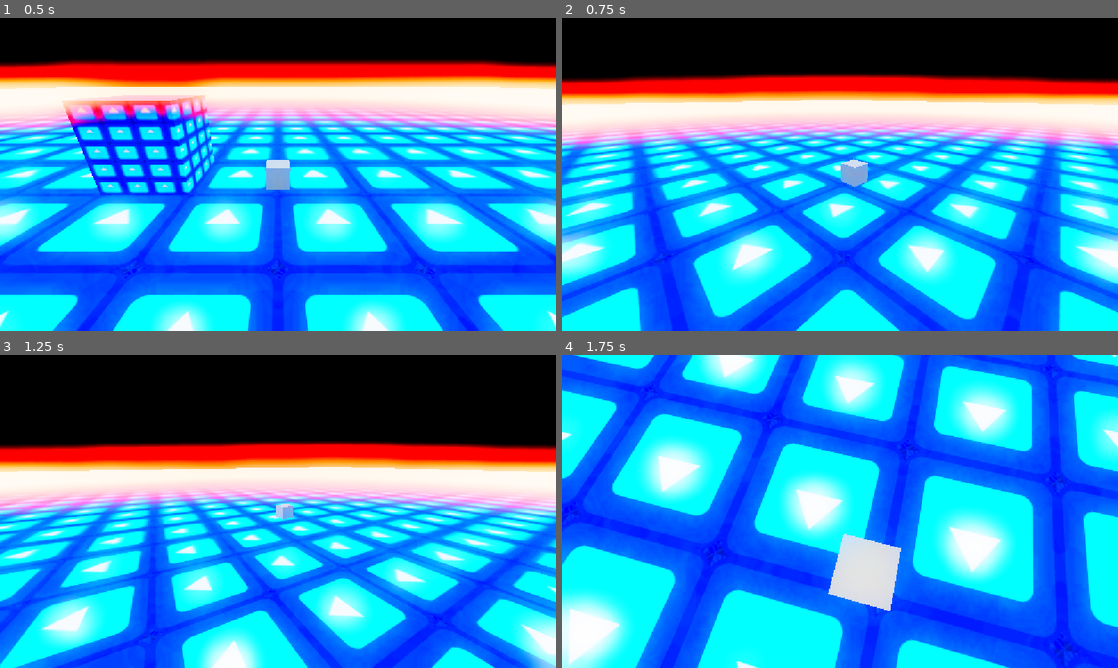
Above: before the commit, frames 1-4 (two rows, left to right).
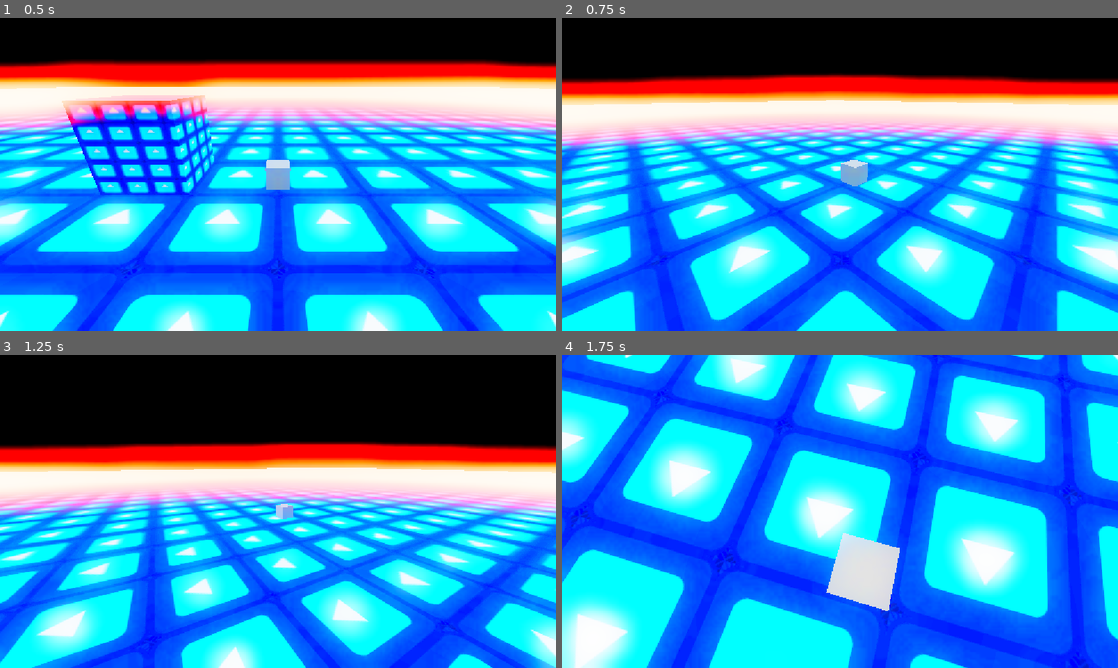
Above: after the commit, the same moments.

Repository: officialErnests/trih-3azel
Game: Godot game, scene res://Scenes/game.tscn
Same seed, same stepped clock (60 frames per second), same inputs: the game is played once before the commit and once after it. The engine's default icon, where the game draws it, is replaced by a stand-in: a white triangle on a blue panel in a dark square.
Inputs:
- Up to frame 1 (0.5 s): no input
- Up to frame 2 (0.75 s): tap Enter at 0.5 s; hold D (Right) from 0.53 s (still down); tap Space (Jump) at 0.6 s
- Up to frame 3 (1.25 s): keep holding D (Right); tap Space (Jump) at 0.77, 1.07 s
- Up to frame 4 (1.75 s): release D (Right) at 1.28 s; hold S (Backward) from 1.28 s (still down); tap W (Foward) at 1.35 s; tap Space (Jump) at 1.52, 1.55 s

Frame 1 is identical in both runs. In frame 2, 13% of the frame differs, in the area x 0-100%, y 18-100%; in frame 3, 21%; in frame 4, 56%, in the area x 0-100%, y 0-100%.

Commit message:
Switched to a switch state as well did jump a bit still wip

Diff:
--- a/Scenes/Rabbit.tscn
+++ b/Scenes/Rabbit.tscn
@@ -23,8 +23,11 @@
 QUICK_STOP_RELESE_MUL = 1.0
 RUNNING_SLOW_DOWN = 0.1
 RUNNING_TRESHOLD = 15.0
-JUMP_START_FORCE = 10.0
-JUMP_START_GRAVITY = 10.0
+JUMP_START_FORCE = 2.0
+JUMP_START_SPEED = 0.5
+JUMP_START_GRAVITY = 2.0
+FALL_SPEED = 0.2
+FALL_GRAVITY = 2.0
 
 [node name="CollisionShape3D" type="CollisionShape3D" parent="."]
 shape = SubResource("SphereShape3D_rtlo7")
--- a/Scenes/game.tscn
+++ b/Scenes/game.tscn
@@ -51,6 +51,9 @@
 
 [sub_resource type="BoxMesh" id="BoxMesh_wrm1d"]
 
+[sub_resource type="ConcavePolygonShape3D" id="ConcavePolygonShape3D_qxrlw"]
+data = PackedVector3Array(-0.5, 0.5, 0.5, 0.5, 0.5, 0.5, -0.5, -0.5, 0.5, 0.5, 0.5, 0.5, 0.5, -0.5, 0.5, -0.5, -0.5, 0.5, 0.5, 0.5, -0.5, -0.5, 0.5, -0.5, 0.5, -0.5, -0.5, -0.5, 0.5, -0.5, -0.5, -0.5, -0.5, 0.5, -0.5, -0.5, 0.5, 0.5, 0.5, 0.5, 0.5, -0.5, 0.5, -0.5, 0.5, 0.5, 0.5, -0.5, 0.5, -0.5, -0.5, 0.5, -0.5, 0.5, -0.5, 0.5, -0.5, -0.5, 0.5, 0.5, -0.5, -0.5, -0.5, -0.5, 0.5, 0.5, -0.5, -0.5, 0.5, -0.5, -0.5, -0.5, 0.5, 0.5, 0.5, -0.5, 0.5, 0.5, 0.5, 0.5, -0.5, -0.5, 0.5, 0.5, -0.5, 0.5, -0.5, 0.5, 0.5, -0.5, -0.5, -0.5, 0.5, 0.5, -0.5, 0.5, -0.5, -0.5, -0.5, 0.5, -0.5, 0.5, 0.5, -0.5, -0.5, -0.5, -0.5, -0.5)
+
 [node name="Game" type="Node3D"]
 
 [node name="WorldEnvironment" type="WorldEnvironment" parent="."]
@@ -68,6 +71,10 @@
 
 [node name="Rabbit" parent="." instance=ExtResource("1_ebmjs")]
 transform = Transform3D(1, 0, 0, 0, 1, 0, 0, 0, 1, 0, 0.1, 0)
+JUMP_START_FORCE = 4.0
+JUMP_START_GRAVITY = 4.0
+FALL_SPEED = 1.0
+FALL_GRAVITY = 10.0
 
 [node name="MeshInstance3D" type="MeshInstance3D" parent="."]
 material_override = SubResource("StandardMaterial3D_wrm1d")
@@ -77,3 +84,8 @@
 transform = Transform3D(1, 0, 0, 0, 1, 0, 0, 0, 1, -1.5, 0.5, -0.5)
 material_override = SubResource("StandardMaterial3D_qxrlw")
 mesh = SubResource("BoxMesh_wrm1d")
+
+[node name="StaticBody3D" type="StaticBody3D" parent="MeshInstance3D2"]
+
+[node name="CollisionShape3D" type="CollisionShape3D" parent="MeshInstance3D2/StaticBody3D"]
+shape = SubResource("ConcavePolygonShape3D_qxrlw")
--- a/Scripts/rabbit.gd
+++ b/Scripts/rabbit.gd
@@ -11,10 +11,11 @@
 	RUNNING,
 	JUMP_START,
 	FALL,
+	TRICK,
+
 	HIT_TROUGH,
 	FAST_RUN,
 	GRINDING,
-	TRICK,
 	WALL_RUN_R,
 	WALL_RUN_L
 }
@@ -57,11 +58,13 @@
 @export var JUMP_START_GRAVITY: float = 1
 #-FALL
 @export_subgroup("FALL")
+@export var FALL_SPEED: float = 1
 @export var FALL_GRAVITY: float = 1
 
 # Internal variables
 #OTHERS
 var curent_player_state = PLAYER_STATES.STILL
+var prev_player_state = curent_player_state
 #-START_MOVE
 var start_move = 0
 #-QUICK_STOP
@@ -80,6 +83,8 @@
 						0,
 						input_dir.x * cos(movement_direction_node.rotation.y + PI / 2) + input_dir.y * cos(movement_direction_node.rotation.y))).normalized()
 
+	var switch_state = curent_player_state != prev_player_state
+	prev_player_state = curent_player_state
 	print(PLAYER_STATES.find_key(curent_player_state))
 	#Processes player states
 	match curent_player_state:
@@ -95,31 +100,32 @@
 			move_and_slide()
 
 		PLAYER_STATES.START_MOVE:
+			if switch_state:
+				start_move = START_MOVE_TIME
+
 			if !is_on_floor():
 				curent_player_state = PLAYER_STATES.FALL
 
-			if Input.is_action_just_pressed("Jump"):
-				var prev_velocity = velocity.length()
-				velocity.x = 0
-				velocity.z = 0
-				add_velocity(delta, direction, START_MOVE_SPEED_BOOST * prev_velocity / 2)
-				# Switch states
-				start_move = START_MOVE_TIME
-				curent_player_state = PLAYER_STATES.FAST_RUN
-
-
 			start_move -= delta
 
 			if direction:
 				add_velocity(delta, direction, START_MOVE_SPEED)
 				multiplyVelocity2D(1 - (delta * (1.0 - (max(start_move, 0) / START_MOVE_TIME * 1.1)) * START_MOVE_SLOW_DOWN))
+				if Input.is_action_just_pressed("Jump"):
+					var prev_velocity = velocity.length()
+					velocity.x = 0
+					velocity.z = 0
+					add_velocity(delta, direction, START_MOVE_SPEED_BOOST * prev_velocity / 2)
+					# Switch states
+					curent_player_state = PLAYER_STATES.FAST_RUN
 			else:
 				multiplyVelocity2D(1 - (delta * max(start_move / START_MOVE_TIME + 1, 1) * START_MOVE_FAST_SLOW_DOWN))
+				if Input.is_action_just_pressed("Jump"):
+					curent_player_state = PLAYER_STATES.TRICK
 				if abs(velocity.length()) < 1:
 					velocity.x = 0
 					velocity.z = 0
 					# Switch states
-					start_move = START_MOVE_TIME
 					curent_player_state = PLAYER_STATES.STILL
 			move_and_slide()
 
@@ -178,7 +184,9 @@
 			move_and_slide()
 
 		PLAYER_STATES.FALL:
-			velocity.y = - FALL_GRAVITY
+			velocity.y -= FALL_GRAVITY * delta
+			if direction:
+				add_velocity(delta, direction, FALL_SPEED)
 			if is_on_floor():
 				curent_player_state = PLAYER_STATES.START_MOVE
 			move_and_slide()
Not shown: 1 places in Scenes/game.tscn that only renumber resources
